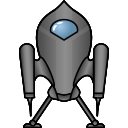
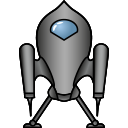
Revision of a layered (128, 128) image; what changed, layer by layer:
hid "Taboo" over left=19, top=0, right=109, bottom=128
painted on "Taboo Base" over left=19, top=2, right=109, bottom=100
